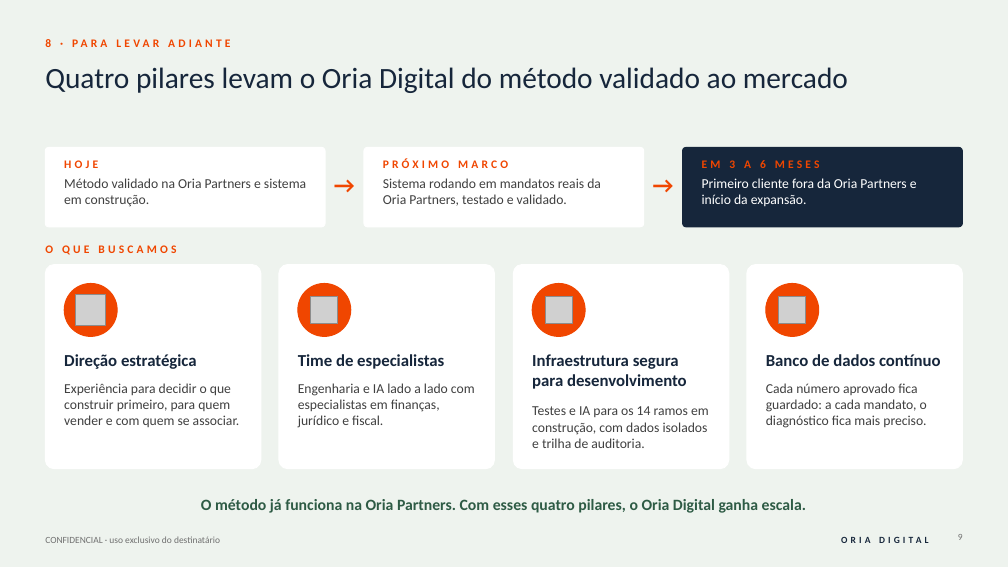
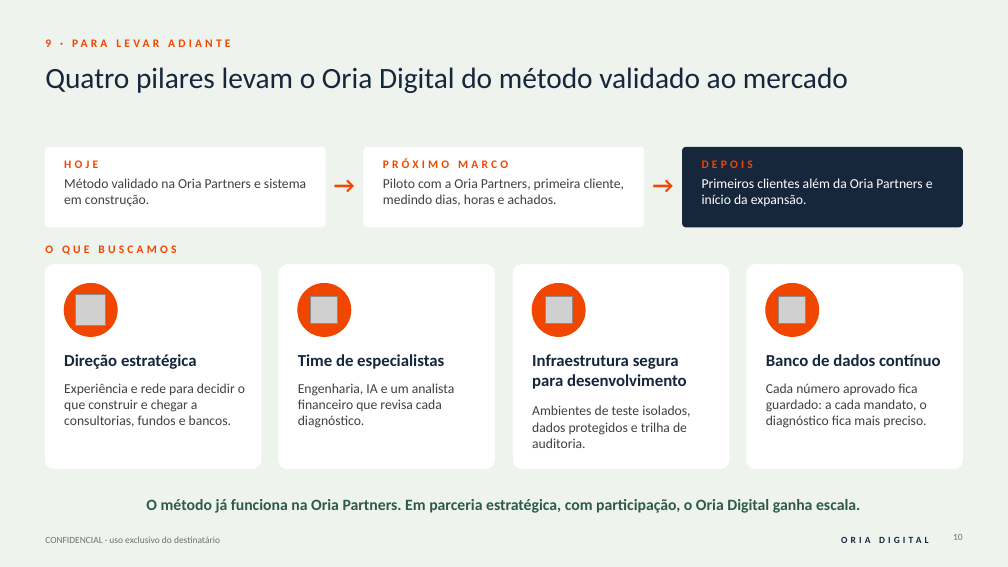
Before and after one commit to rodrigovaroto-wq/Oria-Digital, a slide deck: slide 10 of Apresentações/Business Plan Oria Digital/Business_Plan_Oria_Digital.pptx (slide 9 before the commit). Drawn at 1008x567 pixels with LibreOffice and Linux fonts; fonts in the diff are those of the drawing; grey boxes stand for pictures. Boxes give left, top, right and bottom in pixels: in the first picture for what was removed or moved away, otherwise in the second. Text is boxed around its words. In the diff, an @@ line names an element or a change of style, - is before the commit and + after.

```diff
--- a/Apresentações/Business Plan Oria Digital/Business_Plan_Oria_Digital.pptx
+++ b/Apresentações/Business Plan Oria Digital/Business_Plan_Oria_Digital.pptx
@@ text at box(383, 178, 624, 206): text changed @@
-Sistema rodando em mandatos reais da Oria Partners, testado e validado.
+Piloto com a Oria Partners, primeira cliente, medindo dias, horas e achados.
@@ text at box(702, 160, 933, 206): text changed @@
-EM 3 A 6 MESES
-Primeiro cliente fora da Oria Partners e início da expansão.
+DEPOIS
+Primeiros clientes além da Oria Partners e início da expansão.
@@ text at box(64, 383, 245, 427): text changed @@
-Experiência para decidir o que construir primeiro, para quem vender e com quem se associar.
+Experiência e rede para decidir o que construir e chegar a consultorias, fundos e bancos.
@@ text at box(298, 383, 455, 428): text changed @@
-Engenharia e IA lado a lado com especialistas em finanças, jurídico e fiscal.
+Engenharia, IA e um analista financeiro que revisa cada diagnóstico.
@@ text at box(532, 405, 690, 448): text changed @@
-Testes e IA para os 14 ramos em construção, com dados isolados e trilha de auditoria.
+Ambientes de teste isolados, dados protegidos e trilha de auditoria.
@@ text at box(146, 499, 860, 513): text changed @@
-O método já funciona na Oria Partners. Com esses quatro pilares, o Oria Digital ganha escala.
+O método já funciona na Oria Partners. Em parceria estratégica, com participação, o Oria Digital ganha escala.
@@ page number at box(953, 534, 963, 540): text changed @@
-9
+10
```
Also in this commit, not shown: 2 other slides changed, 2 slides added, 1 slide removed, 4 other files.
